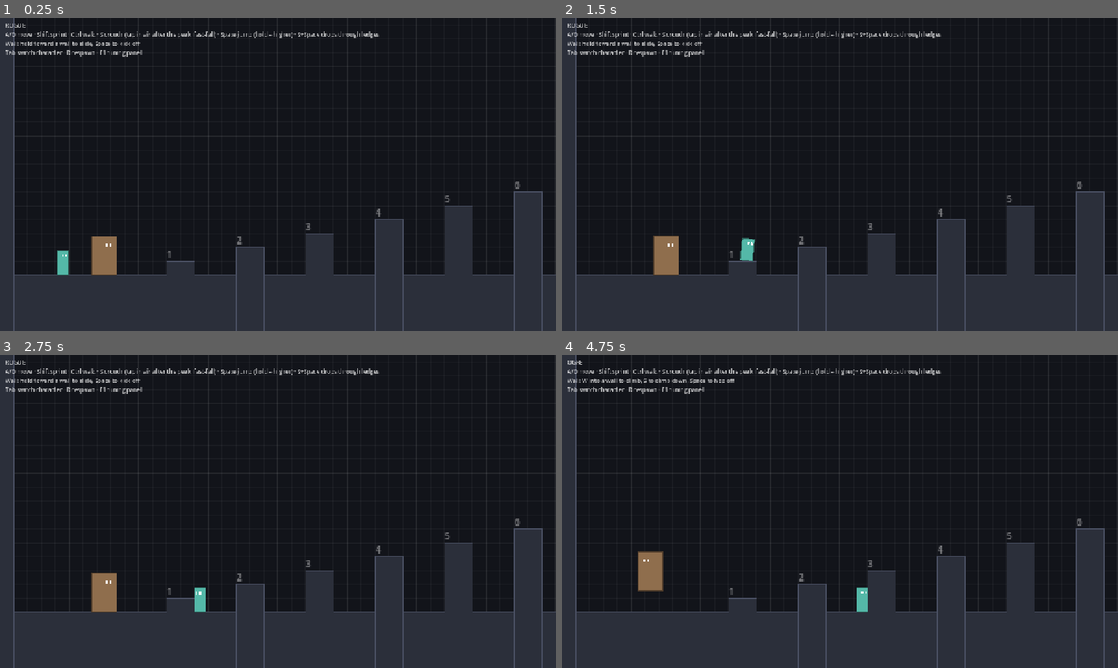
Above: before the commit, frames 1-4 (two rows, left to right).
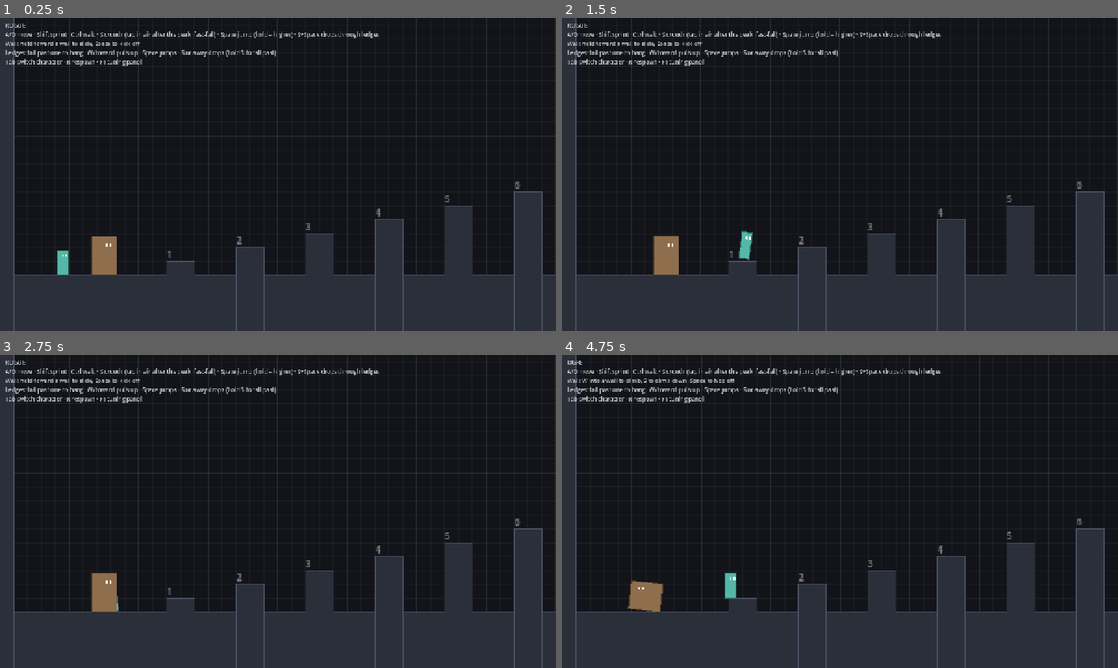
Above: after the commit, the same moments.

Repository: adoliner1/genesis
Game: Godot game, scene res://main.tscn
Two runs of this game, one before a commit and one after it. Both use one fixed random seed, a clock stepped at 60 frames per second and the inputs below.
Inputs:
- Up to frame 1 (0.25 s): no input
- Up to frame 2 (1.5 s): tap Enter at 0.5 s; hold Shift (sprint) 0.53-1.28 s; hold D (move_right) from 0.53 s (still down); tap Space (jump) at 0.77, 1.07 s; tap Ctrl (walk) at 0.8, 1.35 s
- Up to frame 3 (2.75 s): tap Space (jump) at 1.52, 1.55, 1.82 s; release D (move_right) at 2.03 s; hold A (move_left) from 2.03 s (still down); hold Space (jump) from 2.03 s (still down); tap Shift (sprint) at 2.3 s
- Up to frame 4 (4.75 s): release A (move_left) at 2.78 s; release Space (jump) at 2.78 s; hold D (move_right) 2.78-4.28 s; tap Shift (sprint) at 2.85, 4.55 s; tap Space (jump) at 3.02, 3.32, 3.77, 3.8, 4.07, 4.52 s; tap Ctrl (walk) at 3.05, 4.35 s; hold Tab (switch_character) 3.53-4.28 s; tap R (respawn) at 4.15 s; hold A (move_left) from 4.28 s (still down)

The runs differ from the first frame. In frame 1, 0.6% of the frame differs, in the area x 1-50%, y 10-16%; in frame 2, 0.8%; in frame 3, 0.8%; in frame 4, 1.9%, in the area x 1-100%, y 10-83%.

Commit message:
Add ledge grab and jump squat
- Ledge grab: falling past a ledge corner you're facing catches it; hang
  with the head just under the lip. W/toward pulls up (timed per
  character), Space jumps, S/away drops; hold S to fall past. New stats:
  can_ledge_grab, ledge_grab_reach, ledge_climb_time, ledge_jump_height.
- Jump squat: a short crouch before ground jumps (rogue 0.03s, ogre 0.1s);
  releasing Space during it gives a short hop.
- Tuning panel shows bool stats as checkboxes.

Co-Authored-By: Claude Opus 5.5 <noreply@anthropic.com>
Claude-Session: https://claude.ai/code/session_012iuAtzQv4HVByNRSbEN9YS

Diff:
--- a/characters/ogre.tres
+++ b/characters/ogre.tres
@@ -28,6 +28,7 @@
 max_fall_speed = 28.0
 fast_fall_speed = 34.0
 air_jumps = 0
+jump_squat = 0.1
 coyote_time = 0.08
 jump_buffer = 0.12
 weight = 2.5
@@ -43,6 +44,10 @@
 climb_step_time = 0.4
 climb_rest = 0.35
 climb_down_speed = 3.5
+can_ledge_grab = true
+ledge_grab_reach = 0.6
+ledge_climb_time = 0.45
+ledge_jump_height = 1.8
 waddle = 0.12
 bob = 2.5
 lean = 0.0
--- a/characters/rogue.tres
+++ b/characters/rogue.tres
@@ -28,6 +28,7 @@
 max_fall_speed = 20.0
 fast_fall_speed = 30.0
 air_jumps = 0
+jump_squat = 0.03
 coyote_time = 0.1
 jump_buffer = 0.12
 weight = 0.7
@@ -40,6 +41,10 @@
 wall_jump_push = 11.0
 wall_jump_control_lock = 0.14
 wall_coyote_time = 0.1
+can_ledge_grab = true
+ledge_grab_reach = 0.5
+ledge_climb_time = 0.18
+ledge_jump_height = 3.5
 waddle = 0.0
 bob = 1.0
 lean = 0.12
--- a/game/character.gd
+++ b/game/character.gd
@@ -10,6 +10,10 @@
 const LAYER_SOLID := 1
 const LAYER_ONE_WAY := 2
 const DROP_THROUGH_TIME := 0.2
+const LEDGE_REGRAB_DELAY := 0.3
+const LEDGE_MIN_HANG := 0.12  # before a held direction can pull you up
+## Head sits this far below the lip while hanging, so you can peek over.
+const LEDGE_HANG_DROP := 3.0
 
 @export var stats: MovementStats
 
@@ -23,6 +27,9 @@
 var fast_falling := false
 var wall_sliding := false
 var climb_phase := 0.0
+var hanging := false
+var pulling_up := false
+var jump_squat_left := 0.0
 var stagger_left := 0.0
 var last_impact := 0.0
 
@@ -34,6 +41,13 @@
 var _wall_coyote_left := 0.0
 var _last_wall_dir := 0
 var _drop_left := 0.0
+var _ledge_dir := 0
+var _ledge_can_pull := false
+var _hang_time := 0.0
+var _regrab_left := 0.0
+var _pull_t := 0.0
+var _pull_from := Vector2.ZERO
+var _pull_to := Vector2.ZERO
 var _shape: CollisionShape2D
 
 
@@ -74,6 +88,9 @@
 	_tick_timers(delta)
 	if input.jump_pressed:
 		_jump_buffer_left = s.jump_buffer
+	if hanging or pulling_up:
+		_ledge_step(delta)
+		return
 
 	if on_floor:
 		_coyote_left = s.coyote_time
@@ -110,6 +127,8 @@
 	move_and_slide()
 	if not on_floor and is_on_floor():
 		_on_landed(fall_speed / TILE)
+	elif not is_on_floor():
+		_try_ledge_grab()
 
 
 func _tick_timers(delta: float) -> void:
@@ -118,6 +137,7 @@
 	_control_lock_left -= delta
 	_wall_coyote_left -= delta
 	stagger_left -= delta
+	_regrab_left -= delta
 	if _drop_left > 0.0:
 		_drop_left -= delta
 		if _drop_left <= 0.0:
@@ -198,9 +218,16 @@
 
 
 func _try_jump(on_floor: bool) -> void:
+	var s := stats
+	if jump_squat_left > 0.0:
+		# Crouched for takeoff; launch when the squat ends. Releasing Space
+		# during the squat still gives a short hop via jump_cut_gravity_mult.
+		jump_squat_left -= get_physics_process_delta_time()
+		if jump_squat_left <= 0.0:
+			velocity.y = -jump_velocity(s.jump_height)
+		return
 	if _jump_buffer_left <= 0.0:
 		return
-	var s := stats
 	if (climbing or _wall_coyote_left > 0.0) and not on_floor and s.wall_mode != MovementStats.WallMode.NONE:
 		var away := -_last_wall_dir
 		velocity.y = -jump_velocity(s.wall_jump_height)
@@ -214,8 +241,11 @@
 			if not _can_stand():
 				return
 			_set_crouching(false)
-		velocity.y = -jump_velocity(s.jump_height)
 		climbing = false
+		if on_floor and s.jump_squat > 0.0:
+			jump_squat_left = s.jump_squat
+		else:
+			velocity.y = -jump_velocity(s.jump_height)
 	elif _air_jumps_left > 0:
 		_air_jumps_left -= 1
 		velocity.y = -jump_velocity(s.jump_height)
@@ -338,3 +368,83 @@
 	velocity.y = -sqrt(2.0 * jump_gravity() * h * 0.8)
 	velocity.x = _wall_dir * stats.run_speed * TILE * 0.5
 	_control_lock_left = 0.15
+
+
+# --- ledges -------------------------------------------------------------------
+
+## Falling past a ledge corner we're facing catches it: hang with the head just
+## under the lip. Hold S to fall past without grabbing.
+func _try_ledge_grab() -> void:
+	var s := stats
+	if (not s.can_ledge_grab or climbing or crouching or input.down or velocity.y < 0.0
+			or _regrab_left > 0.0 or stagger_left > 0.0 or jump_squat_left > 0.0):
+		return
+	if not _touching_wall(facing, global_transform):
+		return
+	var size := current_size()
+	var top := global_position.y - size.y
+	var reach := s.ledge_grab_reach * TILE
+	var probe_x := global_position.x + facing * (size.x / 2 + 3)
+	var space := get_world_2d().direct_space_state
+	var from := Vector2(probe_x, top - reach)
+	var pq := PhysicsPointQueryParameters2D.new()
+	pq.position = from
+	pq.collision_mask = 1 << (LAYER_SOLID - 1)
+	if not space.intersect_point(pq, 1).is_empty():
+		return  # hands would be inside the wall: no lip here
+	var rq := PhysicsRayQueryParameters2D.create(from, Vector2(probe_x, top + reach), 1 << (LAYER_SOLID - 1))
+	var hit := space.intersect_ray(rq)
+	if hit.is_empty() or hit.normal.y > -0.7:
+		return
+	var lip_y: float = hit.position.y
+	hanging = true
+	_ledge_dir = facing
+	_hang_time = 0.0
+	velocity = Vector2.ZERO
+	fast_falling = false
+	global_position.y = lip_y + LEDGE_HANG_DROP + size.y
+	# Where we'd stand after pulling up: just past the lip, on top.
+	_pull_to = Vector2(probe_x + facing * (size.x / 2 - 2), lip_y)
+	_ledge_can_pull = _fits_at(_pull_to)
+
+
+func _fits_at(feet: Vector2) -> bool:
+	var q := PhysicsShapeQueryParameters2D.new()
+	q.shape = _shape.shape
+	q.transform = Transform2D(0.0, feet + _shape.position + Vector2(0, -1))
+	q.collision_mask = 1 << (LAYER_SOLID - 1)
+	return get_world_2d().direct_space_state.intersect_shape(q, 1).is_empty()
+
+
+func _ledge_step(delta: float) -> void:
+	var s := stats
+	if pulling_up:
+		# Haul up first, then over the lip.
+		_pull_t = minf(_pull_t + delta / s.ledge_climb_time, 1.0)
+		var up := minf(_pull_t / 0.6, 1.0)
+		var over := clampf((_pull_t - 0.6) / 0.4, 0.0, 1.0)
+		global_position = Vector2(
+				lerpf(_pull_from.x, _pull_to.x, ease(over, 0.6)),
+				lerpf(_pull_from.y, _pull_to.y, ease(up, 0.5)))
+		if _pull_t >= 1.0:
+			pulling_up = false
+			velocity = Vector2.ZERO
+			_regrab_left = LEDGE_REGRAB_DELAY
+		return
+
+	_hang_time += delta
+	var toward := signf(input.move_x) == _ledge_dir
+	var away := signf(input.move_x) == -_ledge_dir
+	if _jump_buffer_left > 0.0:
+		hanging = false
+		velocity = Vector2(0, -jump_velocity(s.ledge_jump_height))
+		_jump_buffer_left = 0.0
+		_regrab_left = LEDGE_REGRAB_DELAY
+	elif input.down or away:
+		hanging = false
+		_regrab_left = LEDGE_REGRAB_DELAY
+	elif _ledge_can_pull and _hang_time >= LEDGE_MIN_HANG and (input.up or toward):
+		pulling_up = true
+		hanging = false
+		_pull_t = 0.0
+		_pull_from = global_position
--- a/game/character_visual.gd
+++ b/game/character_visual.gd
@@ -26,7 +26,9 @@
 
 	# Squash recovers toward the airborne stretch target.
 	var target := 0.0
-	if not on_floor and not body.climbing:
+	if body.jump_squat_left > 0.0:
+		target = 0.28
+	elif not on_floor and not body.climbing and not body.hanging and not body.pulling_up:
 		target = -clampf(absf(v.y) / s.max_fall_speed, 0.0, 1.0) * 0.18
 	_squash = lerpf(_squash, target, 1.0 - exp(-14.0 * delta))
 
@@ -65,6 +67,13 @@
 	draw_rect(Rect2(Vector2(eye_x - 1 + f * 2, eye_y - 1.5), Vector2(2, 3)), Color.WHITE)
 	draw_rect(Rect2(Vector2(eye_x - 1 - f * 2, eye_y - 1.5), Vector2(2, 3)), Color.WHITE)
 
+	# Both paws on the lip while hanging or pulling up.
+	if body.hanging or body.pulling_up:
+		var paw := Vector2(4, 3)
+		var lip_y := -size.y - Character.LEDGE_HANG_DROP - paw.y
+		draw_rect(Rect2(Vector2(f * size.x / 2 - paw.x / 2 - f * 3, lip_y), paw), col.darkened(0.3))
+		draw_rect(Rect2(Vector2(f * size.x / 2 - paw.x / 2 + f * 2, lip_y), paw), col.darkened(0.3))
+
 	# Paws on the wall while climbing: alternate which one reaches up.
 	if body.climbing:
 		var paw := Vector2(4, 3)
--- a/game/main.gd
+++ b/game/main.gd
@@ -73,7 +73,7 @@
 			walls = "Wall: hold toward a wall to slide, Space to kick off"
 		MovementStats.WallMode.CLIMB:
 			walls = "Wall: W into a wall to climb, S to climb down, Space to hop off"
-	help.text = "%s\nA/D move · Shift sprint · Ctrl walk · S cr …(69 unchanged characters)… er) · S+Space drops through ledges\n%s\nTab switch character · R respawn · F1 tuning panel" % [
+	help.text = "%s\nA/D move · Shift sprint · Ctrl walk · S cr …(69 unchanged characters)… er) · S+Space drops through ledges\n%s\nLedges: fall past one to hang · W/toward pulls up · Space jumps · S or away drops (hold S to fall past)\nTab switch character · R respawn · F1 tuning panel" % [
 		c.stats.display_name.to_upper(), walls]
 
 
--- a/game/movement_stats.gd
+++ b/game/movement_stats.gd
@@ -56,6 +56,9 @@
 ## Tap S at or after the peak of a jump to drop at this speed until you land (Smash-style).
 @export_range(0, 80, 0.5) var fast_fall_speed := 30.0
 @export_range(0, 3, 1) var air_jumps := 0
+## Crouch before leaving the ground (s). Heavier = longer. Release Space
+## during it for a short hop.
+@export_range(0, 0.25, 0.005) var jump_squat := 0.03
 ## Grace period to still jump after walking off a ledge.
 @export_range(0, 0.3, 0.01) var coyote_time := 0.1
 ## A jump pressed this long before landing still fires.
@@ -89,6 +92,16 @@
 @export_range(0, 0.8, 0.05) var climb_rest := 0.35
 @export_range(0.1, 20, 0.1) var climb_down_speed := 4.0
 
+@export_group("Ledges")
+## Catch ledge corners while falling (hold S to fall past).
+@export var can_ledge_grab := true
+## How far (tiles) above or below the top of your head a lip can be caught.
+@export_range(0.1, 1.5, 0.05) var ledge_grab_reach := 0.5
+## Seconds to pull up onto the ledge (W or toward it).
+@export_range(0.05, 1.5, 0.01) var ledge_climb_time := 0.2
+## Height (tiles) of a jump from hanging.
+@export_range(0, 10, 0.1) var ledge_jump_height := 3.0
+
 @export_group("Look")
 ## Side-to-side rock while walking (ogre waddle).
 @export_range(0, 0.4, 0.01) var waddle := 0.0
--- a/game/tuning_panel.gd
+++ b/game/tuning_panel.gd
@@ -99,6 +99,8 @@
 			_add_slider(stats, p)
 		elif p.hint == PROPERTY_HINT_ENUM:
 			_add_enum(stats, p)
+		elif p.type == TYPE_BOOL:
+			_add_toggle(stats, p)
 	_status.text = stats.resource_path
 
 
@@ -137,6 +139,16 @@
 	_list.add_child(row)
 
 
+func _add_toggle(stats: MovementStats, p: Dictionary) -> void:
+	var box := CheckBox.new()
+	box.focus_mode = Control.FOCUS_NONE
+	box.text = str(p.name)
+	box.add_theme_font_size_override("font_size", 12)
+	box.button_pressed = stats.get(p.name)
+	box.toggled.connect(func(on: bool) -> void: stats.set(p.name, on))
+	_list.add_child(box)
+
+
 func _fmt(v: float) -> String:
 	return ("%.2f" % v).rstrip("0").rstrip(".")
 
@@ -157,7 +169,7 @@
 func _copy() -> void:
 	var lines := PackedStringArray()
 	for p in character.stats.get_property_list():
-		if p.hint == PROPERTY_HINT_RANGE or p.hint == PROPERTY_HINT_ENUM:
+		if p.hint == PROPERTY_HINT_RANGE or p.hint == PROPERTY_HINT_ENUM or (p.type == TYPE_BOOL and p.usage & PROPERTY_USAGE_SCRIPT_VARIABLE):
 			lines.append("%s = %s" % [p.name, str(character.stats.get(p.name))])
 	DisplayServer.clipboard_set("\n".join(lines))
 	_status.text = "Copied %d values to clipboard" % lines.size()
@@ -181,7 +193,7 @@
 
 func _measure_jump() -> void:
 	var c := character
-	var on_floor := c.is_on_floor() or c.climbing
+	var on_floor := c.is_on_floor() or c.climbing or c.hanging or c.pulling_up
 	if not _airborne and not on_floor:
 		_airborne = true
 		_takeoff = c.global_position
--- a/tests/test_movement.gd
+++ b/tests/test_movement.gd
@@ -158,6 +158,56 @@
 		check("%s: landing ends fast-fall" % s.display_name, c.is_on_floor() and not c.fast_falling, "")
 		c.queue_free()
 
+	# Jump squat: the ogre is still on the ground a few frames after pressing jump.
+	var sq := spawn("res://characters/ogre.tres", Vector2(89 * T, floor_y))
+	sim(sq, 0.2, func(_i, _t): pass)
+	sim(sq, 3 * DT, func(i: PlayerInput, t: int): i.jump_held = true; i.jump_pressed = t == 0)
+	var grounded := sq.is_on_floor() and sq.jump_squat_left > 0.0
+	sim(sq, 0.15, func(i: PlayerInput, _t): i.jump_held = true)
+	check("Ogre jump squat", grounded and not sq.is_on_floor(), "squat %.2fs, grounded during it=%s" % [sq.stats.jump_squat, grounded])
+	sq.queue_free()
+
+	# Ledge grab: jump at a pillar face, catch the lip, then pull up / drop / jump.
+	# Rogue uses pillar 5 (x 32..33, top y=25); ogre pillar 4 (x 27..28, top y=26).
+	for case in [["res://characters/rogue.tres", 30.4, 25], ["res://characters/ogre.tres", 25.0, 26]]:
+		var c := spawn(case[0], Vector2(case[1] * T, floor_y))
+		var name := c.stats.display_name
+		var lip: float = case[2] * T
+		sim(c, 0.2, func(_i, _t): pass)
+		var hung := [false]
+		sim(c, 1.5, func(i: PlayerInput, t: int):
+			i.move_x = 1.0 if t < 20 else 0.0
+			i.jump_held = true; i.jump_pressed = t == 0
+			hung[0] = hung[0] or c.hanging)
+		check("%s grabs the ledge" % name, hung[0] and c.hanging, "hanging=%s" % c.hanging)
+		var head := c.position.y - c.current_size().y
+		check("%s hangs with head just under the lip" % name, head > lip and head - lip < 6, "head %.1f px below lip" % (head - lip))
+		sim(c, 0.6, func(i: PlayerInput, _t): i.up = true)
+		check("%s pulls up onto the ledge" % name, c.is_on_floor() and absf(c.position.y - lip) < 1,
+				"feet y=%.2f tiles" % (c.position.y / T))
+		c.queue_free()
+
+	# Drop from a hang with S, and fall past without grabbing while holding S.
+	var d := spawn("res://characters/rogue.tres", Vector2(30.4 * T, floor_y))
+	sim(d, 0.2, func(_i, _t): pass)
+	sim(d, 1.5, func(i: PlayerInput, t: int): i.move_x = 1.0 if t < 20 else 0.0; i.jump_held = true; i.jump_pressed = t == 0)
+	sim(d, 0.05, func(i: PlayerInput, _t): i.down = true)
+	var dropped := not d.hanging
+	sim(d, 1.0, func(_i, _t): pass)
+	check("Rogue drops from a hang with S", dropped and d.is_on_floor() and not d.hanging, "on floor=%s" % d.is_on_floor())
+	var grabbed := [false]
+	sim(d, 1.5, func(i: PlayerInput, t: int):
+		i.move_x = 1.0 if t < 20 else 0.0; i.jump_held = true; i.jump_pressed = t == 0; i.down = t > 20
+		grabbed[0] = grabbed[0] or d.hanging)
+	check("Holding S falls past ledges", not grabbed[0], "grabbed=%s" % grabbed[0])
+	# Jump from hang.
+	sim(d, 1.5, func(i: PlayerInput, t: int): i.move_x = 1.0 if t < 20 else 0.0; i.jump_held = true; i.jump_pressed = t == 0)
+	var hang_y := d.position.y
+	var jump_peak := sim(d, 0.6, func(i: PlayerInput, t: int): i.jump_held = true; i.jump_pressed = t == 0)
+	check("Rogue jumps from a hang", d.hanging == false and (hang_y - jump_peak) / T > 2.5,
+			"rose %.2f tiles" % ((hang_y - jump_peak) / T))
+	d.queue_free()
+
 	# Rogue: kick off the shaft wall (inner x 124..128, wall on the left at x=123).
 	var r := spawn("res://characters/rogue.tres", Vector2(124.45 * T, 20 * T))
 	sim(r, 0.1, func(i: PlayerInput, _t): i.move_x = -1.0)
Not shown, changed: README.md
